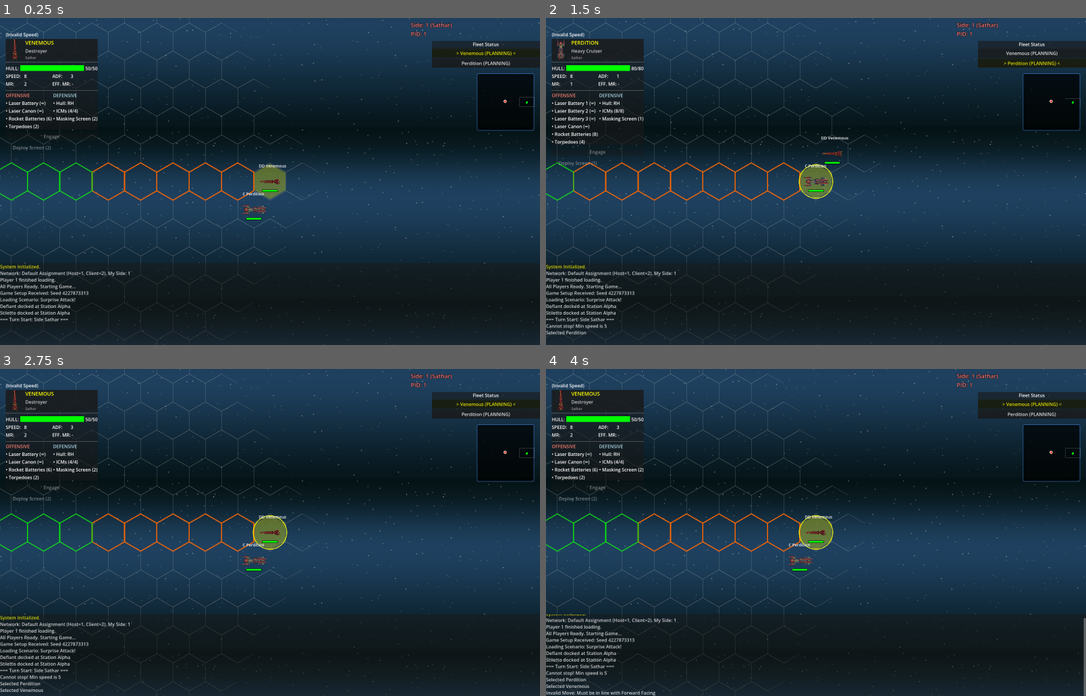
Above: before the commit, frames 1-4 (two rows, left to right).
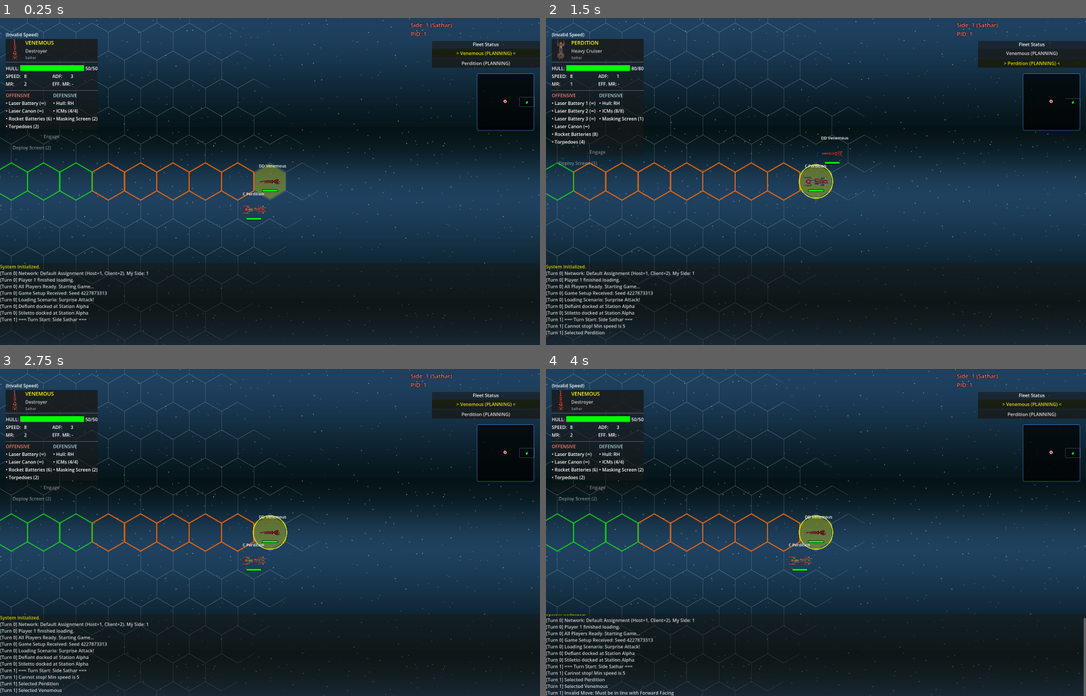
Above: after the commit, the same moments.

Repository: jjeffers/sf-kh-simulator
Game: Godot game, scene res://Scenes/Main.tscn
Two runs of this game, one before a commit and one after it. Both use one fixed random seed, a clock stepped at 60 frames per second and the inputs below. This scene is started directly instead of the project's main scene.
Inputs (mouse positions are in pixels of both pictures, inside the frame that each line leads up to):
- Up to frame 1 (0.25 s): no input
- Up to frame 2 (1.5 s): click "> Venemous (PLANNING) <" at 0.5 s; click "Perdition (PLANNING)" at 1.25 s
- Up to frame 3 (2.75 s): click "Venemous (PLANNING)" at 2 s
- Up to frame 4 (4 s): tap Enter at 2.75 s; drag from (1053, 454) to (870, 460) at 2.77 s; tap Space at 3.5 s; drag from (708, 548) to (789, 597) at 3.52 s

The runs differ from the first frame. In frame 1, 1.0% of the frame differs, in the area x 0-28%, y 77-93%; in frame 2, 1.2%; in frame 3, 1.3%; in frame 4, 1.5%, in the area x 0-28%, y 76-100%.

Commit message:
Fix Surprise Attack logic (station firing) and ship_destroyed signal; add turn logging

Diff:
--- a/Scripts/GameManager.gd
+++ b/Scripts/GameManager.gd
@@ -79,6 +79,8 @@
 
 # Scenario Rules
 var current_scenario_rules: Array = []
+var turn_count: int = 0 # Track player turns
+
 
 # Planning UI
 var panel_planning: PanelContainer
@@ -621,10 +623,13 @@
 
 
 func log_message(msg: String):
+	# Add Turn Number
+	var final_msg = "[Turn %d] %s" % [turn_count, msg]
+
 	if combat_log:
-		combat_log.append_text(msg + "\n")
-	print(msg)
-	_log_to_file(msg)
+		combat_log.append_text(final_msg + "\n")
+	print(final_msg)
+	_log_to_file(final_msg)
 
 func _init_log_file():
 	var f = FileAccess.open(LOG_FILE, FileAccess.WRITE)
@@ -1420,6 +1425,8 @@
 
 func _start_turn_for_side(sid: int):
 	current_side_id = sid
+	turn_count += 1
+
 	log_message("=== Turn Start: Side %s ===" % get_side_name(sid))
 
 	# Reset ALL ships (Movement/Fired state) for the new turn
@@ -3460,7 +3467,7 @@
 		s.owner_peer_id = owner_pid
 
 		s.binding_pos_update()
-		s.ship_destroyed.connect(func(ship): _on_ship_destroyed(ship))
+		s.ship_destroyed.connect(func(): _on_ship_destroyed(s))
 		ships.append(s)
 
 	# Docking (Pass 2)
@@ -3511,6 +3518,16 @@
 							active = not trigger.is_docked
 						elif condition == "docked":
 							active = trigger.is_docked
+
+						# Check Secondary Property Condition (if defined)
+						if active and rule.has("condition_property"):
+							var prop = rule["condition_property"]
+							var min_val = rule.get("condition_min_value", 0)
+							var actual_val = trigger.get(prop)
+
+							if actual_val != null and actual_val < min_val:
+								active = false # Condition not met (e.g. not enough turns docked)
+
 
 						if active:
 							log_message("Action '%s' blocked by scenario rule!" % action)
--- a/Scripts/ScenarioManager.gd
+++ b/Scripts/ScenarioManager.gd
@@ -21,6 +21,8 @@
 				"target_name": "Station Alpha",
 				"trigger_name": "Defiant",
 				"trigger_condition": "undocked", # When Defiant is NOT docked
+				"condition_property": "evacuation_turns",
+				"condition_min_value": 3,
 				"debuffs": ["no_fire", "no_ms"]
 			}
 		]
--- /dev/null
+++ b/test/unit/test_scenario_logic.gd
@@ -0,0 +1,60 @@
+extends GutTest
+
+var game_manager_script = load("res://Scripts/GameManager.gd")
+var scenario_manager_script = load("res://Scripts/ScenarioManager.gd")
+var ship_script = load("res://Scripts/Ship.gd")
+var gm
+
+func before_each():
+	# Prevent auto-loading via NetworkManager
+	if NetworkManager:
+		NetworkManager.lobby_data["scenario"] = ""
+
+	gm = game_manager_script.new()
+	add_child_autofree(gm)
+
+func test_surprise_attack_debuff_logic():
+	# 1. Load Scenario
+	gm.load_scenario("surprise_attack")
+
+	# 2. Find Ships
+	var station = gm._find_ship_by_name("Station Alpha")
+	var defiant = gm._find_ship_by_name("Defiant")
+
+	assert_not_null(station, "Station Alpha should exist")
+	assert_not_null(defiant, "Defiant should exist")
+
+	# 3. Verify Initial State (Docked)
+	assert_true(defiant.is_docked, "Defiant should start docked")
+
+	# 4. Premature Undock (Turn 1)
+	# Set evacuation_turns to 1 (insufficient, needs 3)
+	defiant.evacuation_turns = 1
+
+	# Simulate Undock
+	defiant.is_docked = false
+
+	# 5. Check Debuff (Should NOT be active if logic is fixed, but IS active now)
+	# We expect this to FAIL if the bug exists (Debuff active = True)
+	# But wait, we want to prove it FAILS the REQUIREMENT.
+	# Requirement: Station CAN fire.
+	# Current Code: Station CANNOT fire.
+
+	var is_blocked = gm._check_scenario_debuffs(station, "no_fire")
+
+	# START_FAIL: This assertion expects the FIX.
+	# It should fail now because is_blocked will be TRUE.
+	assert_false(is_blocked, "Station should still be able to fire if undocked prematurely (Turns < 3)")
+
+func test_surprise_attack_debuff_success():
+	# 1. Load Scenario
+	gm.load_scenario("surprise_attack")
+	var station = gm._find_ship_by_name("Station Alpha")
+	var defiant = gm._find_ship_by_name("Defiant")
+
+	# 2. Successful Evacuation
+	defiant.evacuation_turns = 3
+	defiant.is_docked = false
+
+	var is_blocked = gm._check_scenario_debuffs(station, "no_fire")
+	assert_true(is_blocked, "Station should be disabled after successful evacuation (Turns >= 3)")
--- /dev/null
+++ b/test/unit/test_ship_destruction.gd
@@ -0,0 +1,48 @@
+extends GutTest
+
+var game_manager_script = load("res://Scripts/GameManager.gd")
+var ship_script = load("res://Scripts/Ship.gd")
+var gm
+
+func before_each():
+	if NetworkManager:
+		NetworkManager.lobby_data["scenario"] = ""
+	gm = game_manager_script.new()
+	add_child_autofree(gm)
+
+func test_ship_destruction_signal_error():
+	# 1. Manually add a ship and simulate GM setup
+	var s = ship_script.new()
+	s.name = "TestShip"
+	s.max_hull = 10
+	s.hull = 10
+	add_child_autofree(s)
+
+	# REPRODUCE THE ERROR:
+	# Connect incorrectly like GameManager does currently (line 3463)
+	# But wait, I can't easily inject code into GM to fail.
+	# The goal is to verify GM *handles* it correctly.
+	# So I should let GM setup a ship and destroy it.
+
+	gm.ships.append(s)
+
+	# This is the line in GM: s.ship_destroyed.connect(func(ship): _on_ship_destroyed(ship))
+	# We can't easily invoke GM's internal setup unless we use load_scenario.
+	# So let's use load_scenario("surprise_attack") and destroy a ship.
+
+	gm.load_scenario("surprise_attack")
+	var ship = gm.ships[0]
+	assert_not_null(ship)
+
+	# 2. Destroy Ship
+	# This should trigger the signal.
+	# If the connection is bad, it might throw an error or crash.
+	# GUT captures errors.
+
+	ship.take_damage(999)
+
+	# If we reach here without crash, check if _on_ship_destroyed was called?
+	# We can check if ship is in gm.ships (should be removed or handled).
+	# Actually _on_ship_destroyed just logs and handles internal state.
+
+	assert_true(ship.is_destroyed, "Ship should be destroyed")
Not shown, added: test/unit/test_scenario_logic.gd.uid
Not shown, added: test/unit/test_ship_list_bug.gd.uid
Not shown, changed: RULES.md
